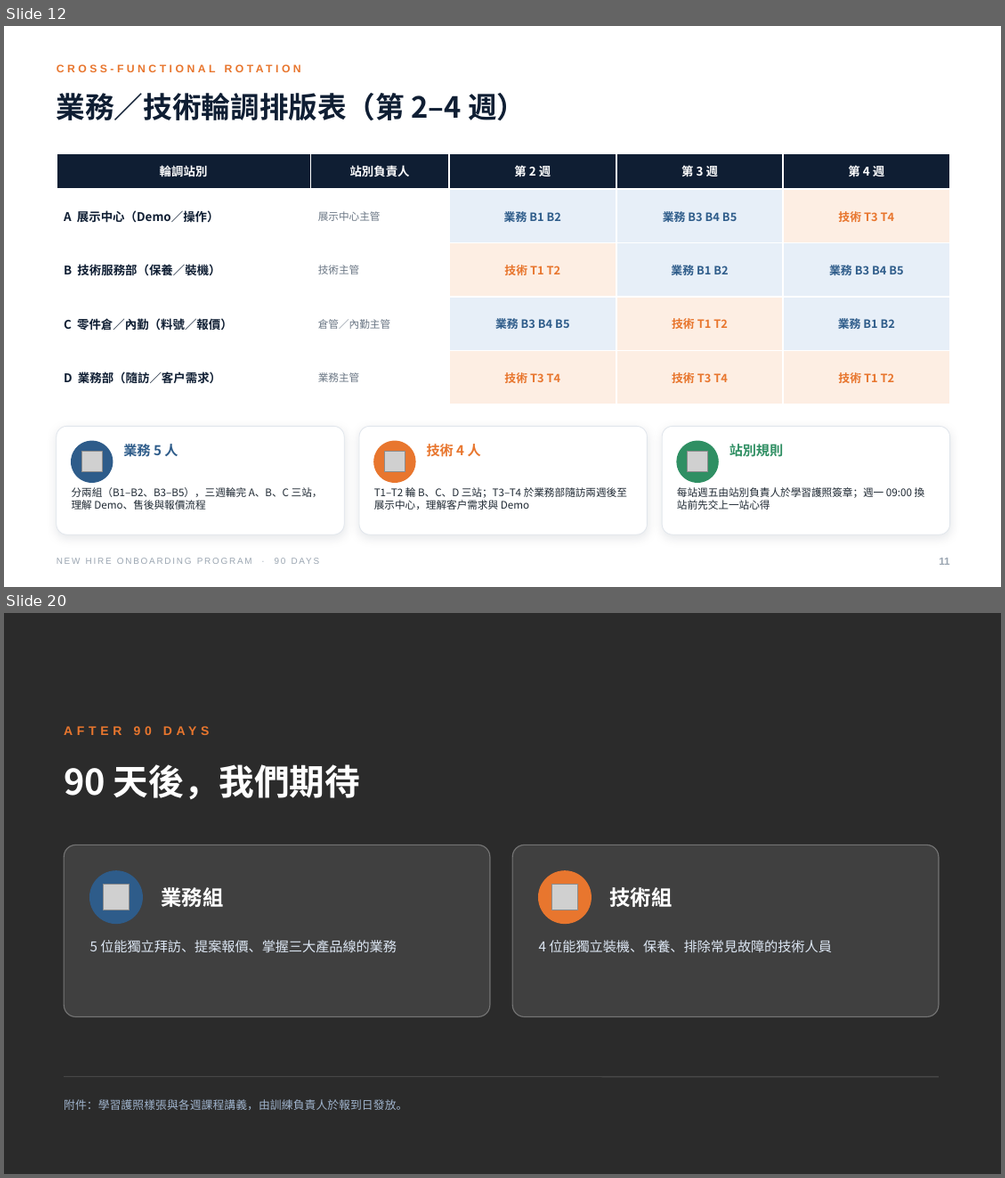
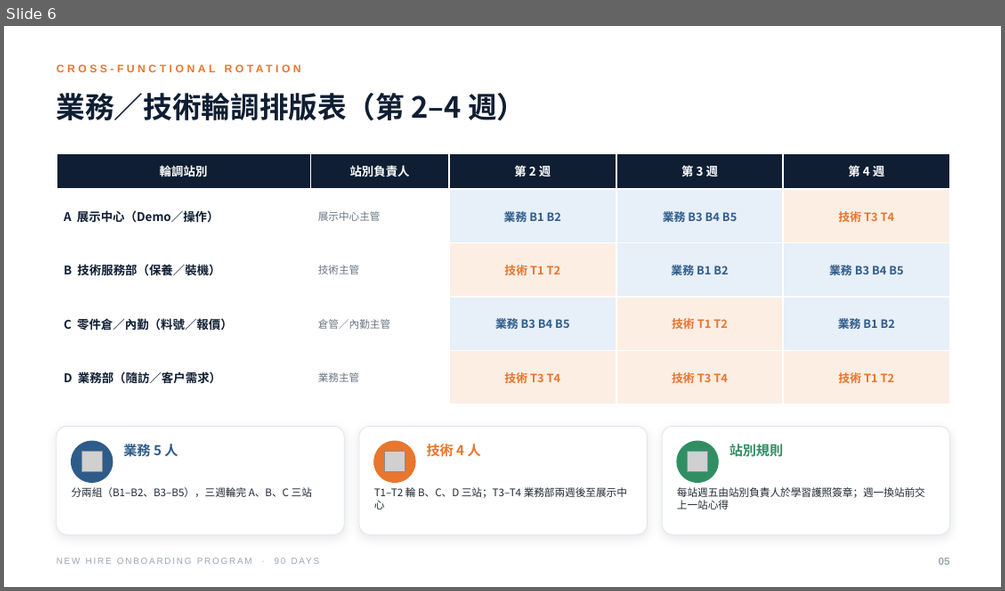
Before and after one commit to KiyotaJesse/apex-public-data, a slide deck: 新人90天教育訓練計畫.pptx. Shown one above the other, each under a label of ours: slides 12 and 20 before the commit, slide 6 after it; the slides between them are not shown. The pictures are 1005x1178 and 1005x591 pixels, drawn with LibreOffice and Linux fonts; fonts in the diff are those of the drawing; grey boxes stand for pictures; background and template pictures are left out; a plain dark background stands for a picture behind light text. Boxes give left, top, right and bottom in pixels: in the first picture for what was removed or moved away, otherwise in the second. Text is boxed around its words. In the diff, an @@ line names an element or a change of style, - is before the commit and + after.

```diff
--- a/新人90天教育訓練計畫.pptx
+++ b/新人90天教育訓練計畫.pptx
@@ slide 20 removed at [4, 613, 1001, 1174], background picture (left out) @@
@@ text removed at [64, 718, 662, 744] @@
-AFTER 90 DAYS
@@ text removed at [64, 764, 360, 799] @@
-90 天後，我們期待
@@ rounded rectangle removed at [64, 844, 490, 1017] @@
@@ rounded rectangle removed at [512, 844, 938, 1017] @@
@@ ellipse removed at [90, 871, 142, 924] @@
@@ ellipse removed at [539, 871, 591, 924] @@
@@ picture removed at [103, 884, 129, 910] @@
@@ text removed at [161, 887, 223, 907] @@
-業務組
@@ picture removed at [552, 884, 578, 910] @@
@@ text removed at [609, 887, 672, 907] @@
-技術組
@@ text removed at [90, 940, 396, 952] @@
-5 位能獨立拜訪、提案報價、掌握三大產品線的業務
@@ text removed at [539, 940, 832, 952] @@
-4 位能獨立裝機、保養、排除常見故障的技術人員
@@ line removed from (64, 1077) to (938, 1077) @@
@@ text removed at [64, 1099, 407, 1110] @@
-附件：學習護照樣張與各週課程講義，由訓練負責人於報到日發放。
@@ what was slide 12 is now slide 6 @@
@@ slide 6 changed as well @@
@@ text at [72, 487, 312, 497]: text changed @@
-分兩組（B1–B2、B3–B5），三週輪完 A、B、C 三站，理解 Demo、售後與報價流程
+分兩組（B1–B2、B3–B5），三週輪完 A、B、C 三站
@@ text at [374, 487, 627, 509]: text changed @@
-T1–T2 輪 B、C、D 三站；T3–T4 於業務部隨訪兩週後至展示中心，理解客戶需求與 Demo
+T1–T2 輪 B、C、D 三站；T3–T4 業務部兩週後至展示中心
@@ text at [677, 487, 925, 509]: text changed @@
-每站週五由站別負責人於學習護照簽章；週一 09:00 換站前先交上一站心得
+每站週五由站別負責人於學習護照簽章；週一換站前交上一站心得
@@ text at [938, 557, 950, 564]: text changed @@
-11
+05
```
Also in this commit, not shown: 5 other slides changed, 1 slide added, 13 other slides removed.
